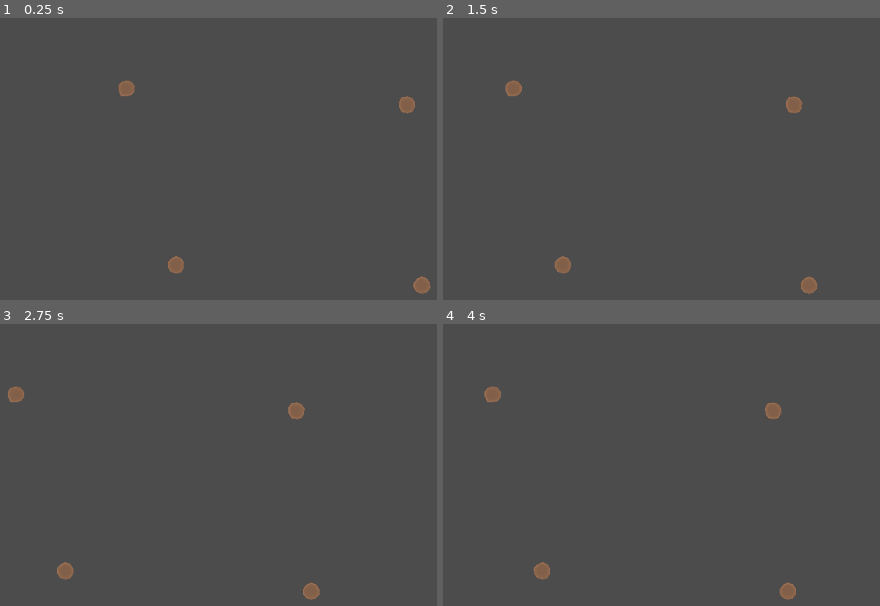
Above: before the commit, frames 1-4 (two rows, left to right).
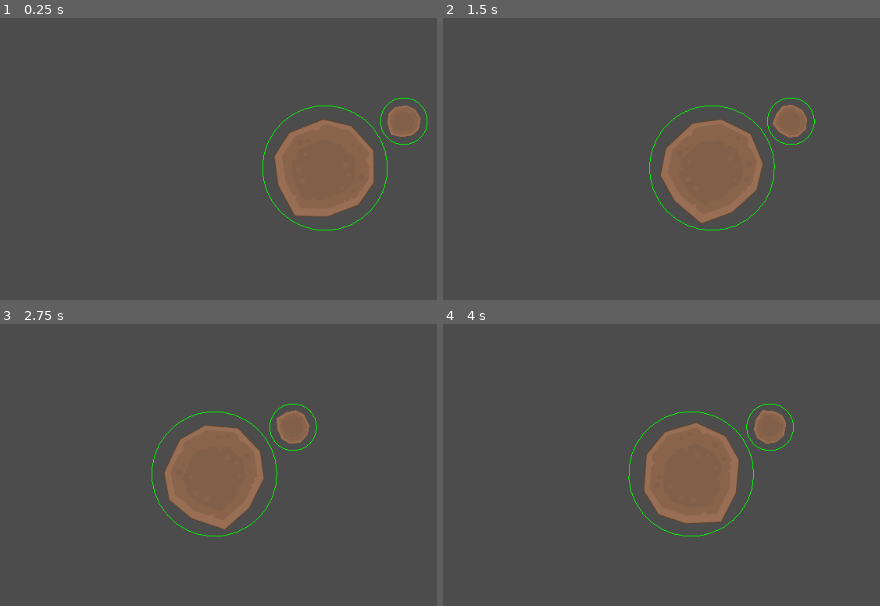
Above: after the commit, the same moments.

Repository: Bloodyaugust/kenney-jam-2022
Game: Godot game, scene res://main.tscn
Same seed, same stepped clock (60 frames per second), same inputs: the game is played once before the commit and once after it.
Inputs (mouse positions are in pixels of both pictures, inside the frame that each line leads up to):
- Up to frame 1 (0.25 s): no input
- Up to frame 2 (1.5 s): tap Enter at 0.5 s; move the mouse to (outside the picture) at 0.52 s; hold Right (ui_right) 0.53-1.25 s; click (outside the picture) at 0.67 s; drag from (609, 190) to (727, 260) at 1.27 s
- Up to frame 3 (2.75 s): move the mouse to (406, 371) at 2.02 s; hold Right (ui_right) from 2.03 s (still down)
- Up to frame 4 (4 s): release Right (ui_right) at 2.75 s; drag from (727, 566) to (526, 402) at 2.77 s; tap Space at 3.5 s; move the mouse to (outside the picture) at 3.52 s; hold Left (ui_left) from 3.53 s (still down)

The runs differ from the first frame. In frame 1, 8.0% of the frame differs, in the area x 27-99%, y 21-98%; in frame 2, 8.0%; in frame 3, 8.0%; in frame 4, 8.0%.

Commit message:
Start implementation of Asteroid
- New actor and data resource
- Asteroids spin, set up some data, draw collision area

Diff:
--- /dev/null
+++ b/actors/Asteroid.gd
@@ -0,0 +1,26 @@
+extends Node2D
+
+export var data_resource: Resource
+
+var data: AsteroidData
+
+onready var _area2d: Area2D = $"Area2D"
+onready var _collision_shape: CollisionShape2D = $"Area2D/CollisionShape2D"
+onready var _sprite: Sprite = $"Sprite"
+
+var _resources: float
+var _spin_rate: float
+
+func _draw():
+  draw_arc(Vector2.ZERO, _collision_shape.shape.radius, 0, 2 * PI, 32, Color.green)
+
+func _process(delta):
+  rotate(_spin_rate * delta)
+  update()
+
+func _ready():
+  data = data_resource as AsteroidData
+
+  _collision_shape.shape.radius = (data.size * 25) + 5
+  _spin_rate = rand_range(-1, 1)
+  _sprite.scale = _sprite.scale * data.size
--- /dev/null
+++ b/actors/Asteroid.tscn
@@ -0,0 +1,20 @@
+[gd_scene load_steps=4 format=2]
+
+[ext_resource path="res://sprites/spaceMeteors_001.png" type="Texture" id=1]
+[ext_resource path="res://actors/Asteroid.gd" type="Script" id=2]
+
+[sub_resource type="CircleShape2D" id=1]
+resource_local_to_scene = true
+radius = 50.2494
+
+[node name="Asteroid" type="Node2D" groups=["asteroids"]]
+script = ExtResource( 2 )
+
+[node name="Sprite" type="Sprite" parent="."]
+scale = Vector2( 0.2, 0.2 )
+texture = ExtResource( 1 )
+
+[node name="Area2D" type="Area2D" parent="."]
+
+[node name="CollisionShape2D" type="CollisionShape2D" parent="Area2D"]
+shape = SubResource( 1 )
--- /dev/null
+++ b/data/asteroid.gd
@@ -0,0 +1,16 @@
+extends Resource
+
+
+# Declare member variables here. Examples:
+# var a = 2
+# var b = "text"
+
+
+# Called when the node enters the scene tree for the first time.
+func _ready():
+  pass # Replace with function body.
+
+
+# Called every frame. 'delta' is the elapsed time since the previous frame.
+#func _process(delta):
+#  pass
--- /dev/null
+++ b/data/asteroids/small_ice.tres
@@ -0,0 +1,11 @@
+[gd_resource type="Resource" load_steps=2 format=2]
+
+[ext_resource path="res://scripts/asteroid.gd" type="Script" id=1]
+
+[resource]
+script = ExtResource( 1 )
+nitrogen = 0.0
+potassium = 0.0
+phosphates = 1.0
+size = 1.0
+water = 3.0
--- /dev/null
+++ b/data/asteroids/starter.tres
@@ -0,0 +1,11 @@
+[gd_resource type="Resource" load_steps=2 format=2]
+
+[ext_resource path="res://scripts/asteroid.gd" type="Script" id=1]
+
+[resource]
+script = ExtResource( 1 )
+nitrogen = 1.0
+potassium = 1.0
+phosphates = 1.0
+size = 3.0
+water = 5.0
--- a/main.tscn
+++ b/main.tscn
@@ -1,31 +1,17 @@
-[gd_scene load_steps=6 format=2]
+[gd_scene load_steps=5 format=2]
 
-[ext_resource path="res://sprites/spaceMeteors_001.png" type="Texture" id=1]
-[ext_resource path="res://sprites/spaceMeteors_002.png" type="Texture" id=2]
-[ext_resource path="res://sprites/spaceMeteors_003.png" type="Texture" id=3]
-[ext_resource path="res://sprites/spaceMeteors_004.png" type="Texture" id=4]
+[ext_resource path="res://actors/Asteroid.tscn" type="PackedScene" id=1]
+[ext_resource path="res://data/asteroids/starter.tres" type="Resource" id=2]
+[ext_resource path="res://data/asteroids/small_ice.tres" type="Resource" id=3]
 [ext_resource path="res://lib/BetterCam.tscn" type="PackedScene" id=5]
 
 [node name="Node2D" type="Node2D"]
 
 [node name="BetterCam" parent="." instance=ExtResource( 5 )]
 
-[node name="SpaceMeteors001" type="Sprite" parent="."]
-position = Vector2( -254, -102 )
-scale = Vector2( 0.1, 0.1 )
-texture = ExtResource( 1 )
+[node name="Asteroid" parent="." instance=ExtResource( 1 )]
+data_resource = ExtResource( 2 )
 
-[node name="SpaceMeteors002" type="Sprite" parent="."]
-position = Vector2( 105, -81 )
-scale = Vector2( 0.1, 0.1 )
-texture = ExtResource( 2 )
-
-[node name="SpaceMeteors003" type="Sprite" parent="."]
-position = Vector2( -191, 124 )
-scale = Vector2( 0.1, 0.1 )
-texture = ExtResource( 3 )
-
-[node name="SpaceMeteors004" type="Sprite" parent="."]
-position = Vector2( 124, 150 )
-scale = Vector2( 0.1, 0.1 )
-texture = ExtResource( 4 )
+[node name="Asteroid2" parent="." instance=ExtResource( 1 )]
+position = Vector2( 101, -60 )
+data_resource = ExtResource( 3 )
--- a/project.godot
+++ b/project.godot
@@ -7,6 +7,16 @@
 ;   param=value ; assign values to parameters
 
 config_version=4
+
+_global_script_classes=[ {
+"base": "Resource",
+"class": "AsteroidData",
+"language": "GDScript",
+"path": "res://scripts/asteroid.gd"
+} ]
+_global_script_class_icons={
+"AsteroidData": ""
+}
 
 [application]
 
--- /dev/null
+++ b/scripts/asteroid.gd
@@ -0,0 +1,8 @@
+extends Resource
+class_name AsteroidData
+
+export var nitrogen: float
+export var potassium: float
+export var phosphates: float
+export var size: float
+export var water: float
